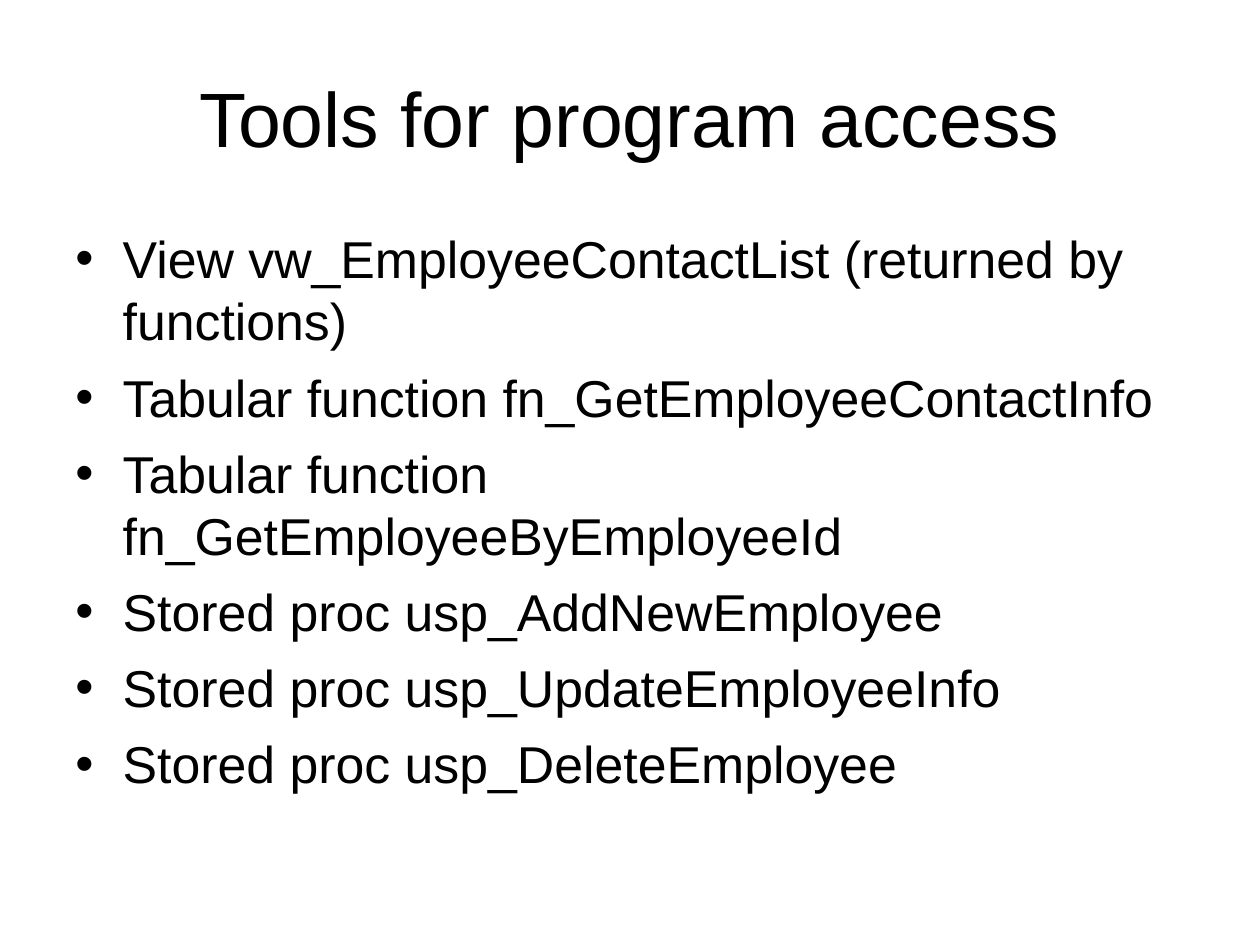
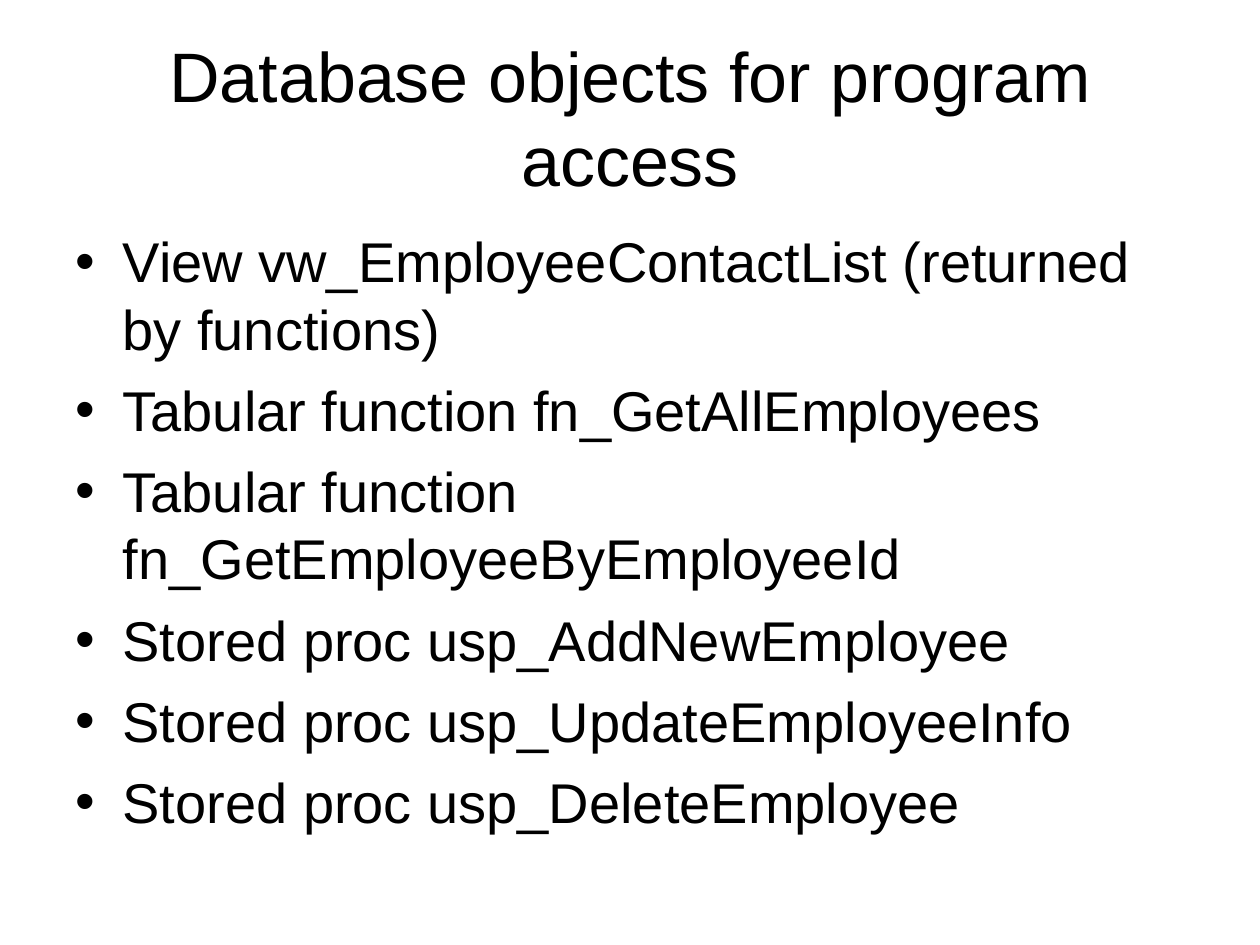
Before and after one commit to LIPHP/Employee-Contact-List, a slide deck: slide 44 of Docs/Using Microsoft SQL Server with PHP.ppt (slide 42 before the commit). Drawn at 1260x945 pixels with LibreOffice and Linux fonts; fonts in the diff are those of the drawing. Boxes give left, top, right and bottom in pixels: in the first picture for what was removed or moved away, otherwise in the second. Text is boxed around its words. In the diff, an @@ line names an element or a change of style, - is before the commit and + after.

```diff
--- a/Docs/Using Microsoft SQL Server with PHP.ppt
+++ b/Docs/Using Microsoft SQL Server with PHP.ppt
@@ title at bbox=[169, 51, 1091, 187]: text changed; size 44 to 40 pt @@
-Tools for program access
+Database objects for program access
@@ text at bbox=[123, 241, 1130, 834]: size 29.6 to 32 pt in "View vw_EmployeeContactList (returned by functions)", "Tabular function fn_GetEmployeeByEmployeeId", "Stored proc usp_AddNewEmployee", "Stored proc usp_UpdateEmployeeInfo" and 1 more places @@
@@ text at bbox=[123, 390, 1040, 442]: text changed; size 29.6 to 32 pt @@
-• Tabular function fn_GetEmployeeContactInfo
+• Tabular function fn_GetAllEmployees
```
Also in this commit, not shown: 8 other slides changed, 3 slides added, 1 other file.
